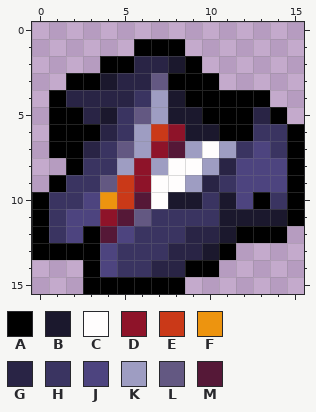
Two states of a pixel-art sprite, assets/spellvox/textures/custom/items/ranks/techno.png. The first picture shows the starting point.
The file is 16x16 pixels. Colours within 5 levels of each other are drawn and written as one.
Palette (. is transparent): A #000000  B #1b182d  C #fffdfd  D #8e1329  E #ca3918  F #ed940f  G #292445  H #3a3461  J #4d447f  K #9e9dc2  L #635882  M #551837
Pixels before, first column x 0:
 1 ......AAA.......
 2 ....AAGGBA......
 3 ..AABGGLAAA.....
 4 .AGGGGHKBAAAAA..
 5 .AAGBHLKBBAAAGA.
 6 .AAAGHKEDBBAAHHA
 7 .AAGHLKDMKCKHJHA
 8 ..AHHKDKCCKGJJJA
 9 .AHHLEDCCKGHJJJA
10 AHHJFEMCBBHBJAHA
11 AHJJDMLHHHHBBBBA
12 AHJAMJHHHGGBAAA.
13 AAAAJHHHGGBA....
14 ...AJHHGGAA.....
15 ...AAAAAA.......
After:
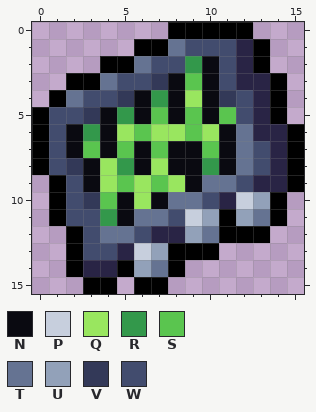
Colours new in this view: N #0a0a11  P #c7cfdd  Q #99e65f  R #33984b  S #5ac54f  T #657392  U #92a1b9  V #333958  W #424c6e
The edit:
Changed rows in their new state; - is an unchanged pixel.
first column x 0:
 0 --------AAAAA---
 1 --------TWWWGA--
 2 ------TWWRNWGA--
 3 ----TWWVNSNWGGA-
 4 --TWWVNRNQNVWGA-
 5 AWWVNRNSNSNSW---
 6 AWNRNQSQQSQNTGG-
 7 AWNSNSNSNNSNTWG-
 8 AWVNQRNQNNRNTWG-
 9 --WNQSQSQNTTWGG-
10 .AWVSNQNTTWGPUA.
11 .AWWRNTTWPUAUTA.
12 ..AWTTWGGUTA--.-
13 ..-WWGPUAAA.----
14 --AGGAUTA..-----
15 -----.--.-------
Boxes around the changes in both pictures, in picture pixels (x1, y1, x2, y2):
changed: (32, 22, 304, 294)
